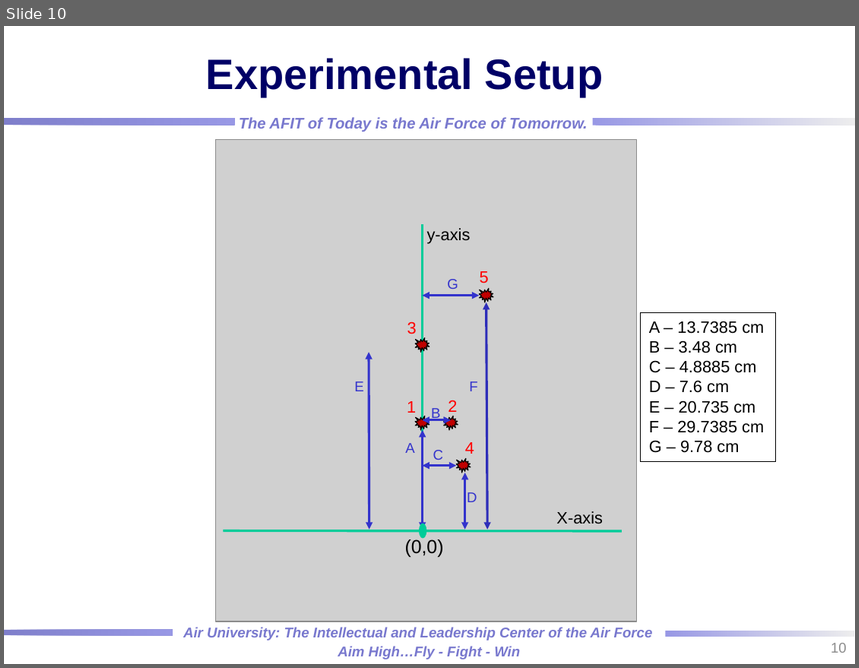
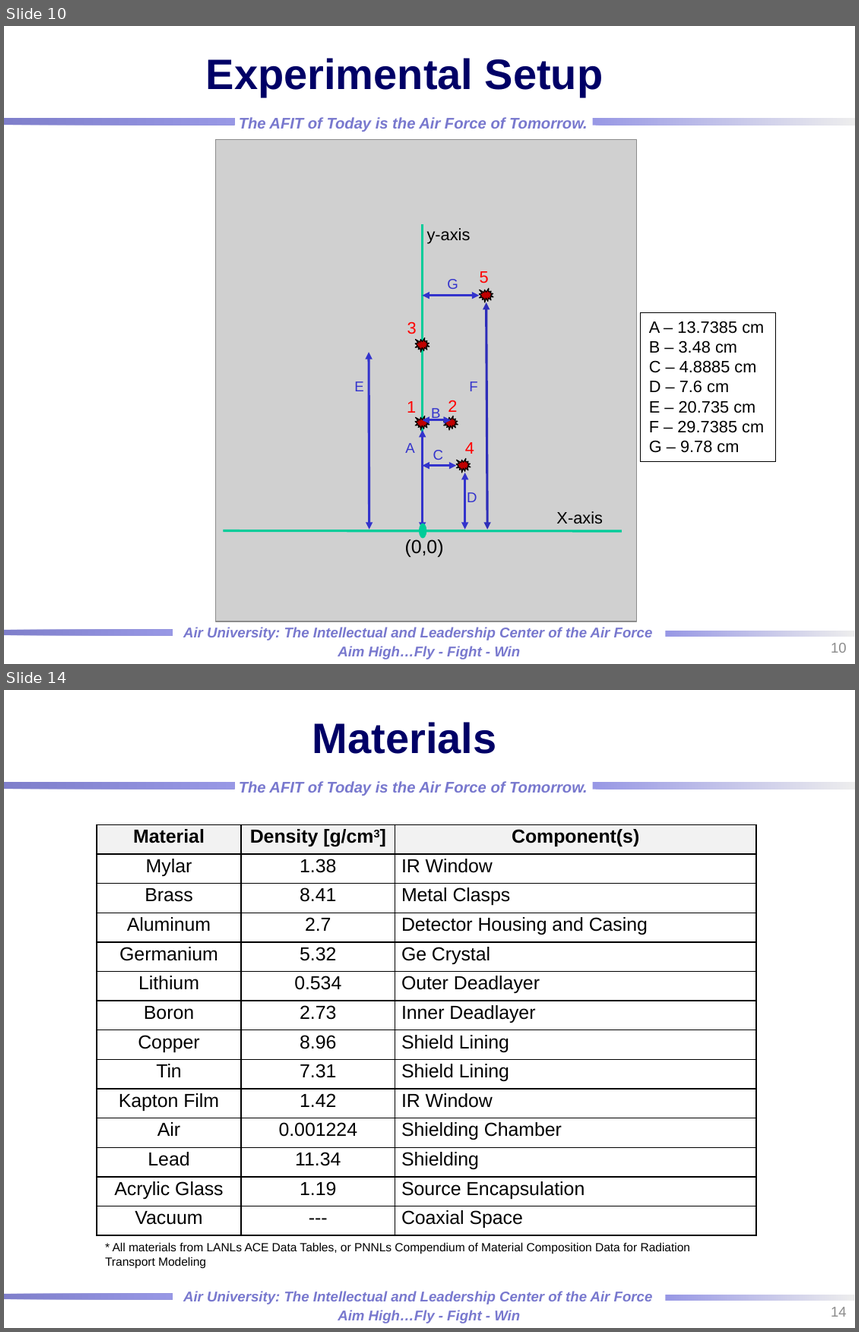
Before and after one commit to rtorzilli/GeDetector-Project, a slide deck: Report/HPGe_Automation Optimization_MCNP_Model.pptx. Shown one above the other, each under a label of ours: slide 10 before the commit, slides 10 and 14 after it; the slides between them are not shown. The pictures are 859x668 and 859x1332 pixels, drawn with LibreOffice and Linux fonts; fonts in the diff are those of the drawing; grey boxes stand for pictures; background and template pictures are left out. Boxes give left, top, right and bottom in pixels: in the first picture for what was removed or moved away, otherwise in the second. Text is boxed around its words. In the diff, an @@ line names an element or a change of style, - is before the commit and + after.

```diff
--- a/Report/HPGe_Automation Optimization_MCNP_Model.pptx
+++ b/Report/HPGe_Automation Optimization_MCNP_Model.pptx
@@ slide 14 added at (x1=4, y1=690, x2=855, y2=1328), background picture (left out); not listed: 7 template elements that a slide beside it also shows @@
@@ title added at (x1=313, y1=722, x2=497, y2=754), 36 pt, text #000066, bold @@
+Materials
@@ table added at (x1=97, y1=825, x2=756, y2=1236), 14 rows, 3 columns @@
+Material | Density [g/cm3] | Component(s)
+Mylar | 1.38 | IR Window
+Brass | 8.41 | Metal Clasps
+Aluminum | 2.7 | Detector Housing and Casing
+Germanium | 5.32 | Ge Crystal
+Lithium | 0.534 | Outer Deadlayer
+Boron | 2.73 | Inner Deadlayer
+Copper | 8.96 | Shield Lining
+Tin | 7.31 | Shield Lining
+Kapton Film | 1.42 | IR Window
+Air | 0.001224 | Shielding Chamber
+Lead | 11.34 | Shielding
+Acrylic Glass | 1.19 | Source Encapsulation
+Vacuum | --- | Coaxial Space
@@ text added at (x1=105, y1=1243, x2=691, y2=1268), 10 pt, text #000000 @@
+* All materials from LANLs ACE Data Tables, or PNNLs Compendium of Material Composition Data for Radiation Transport Modeling
@@ page number added at (x1=831, y1=1307, x2=847, y2=1317), 12 pt, text #8C8C8C @@
+14
```
Also in this commit, not shown: 1 slide changed, 5 other slides added, 1 slide removed, 1 other file.
